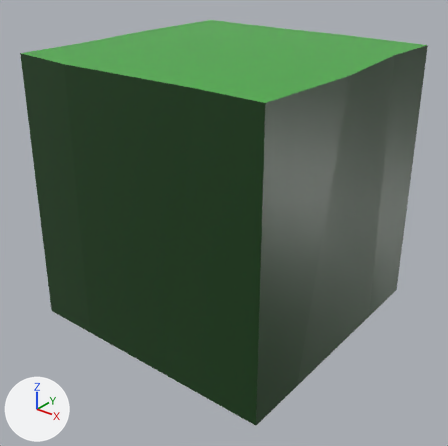
One commit to the FBX model Assets/Tiles/TileBase/BaseTile.fbx: the scene before it, then after it.
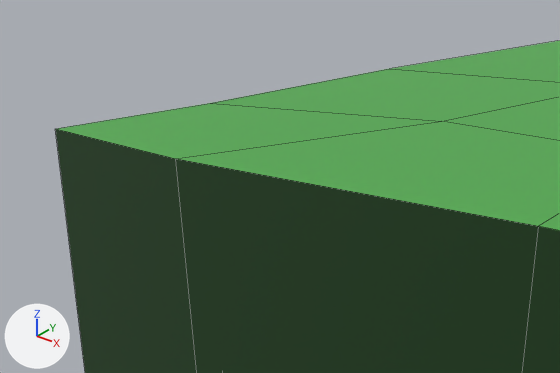
Each version is shown whole from a 50 mm lens placed at (1.324, -1.687, 0.387), pointed at (0.023, -0.06, -0.622), then close up on the part from 0% to 46% of the width and 1% to 32% of the height. Every picture has the same lights, and +X, +Y and +Z are marked at lower left. The close-ups show mesh edges as thin lines. Where no turn or scale is listed for an object, it has been applied to the vertices.

Objects in the first close-up: 'BasicTile'.
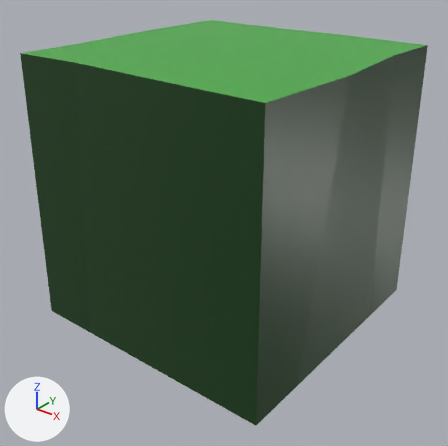
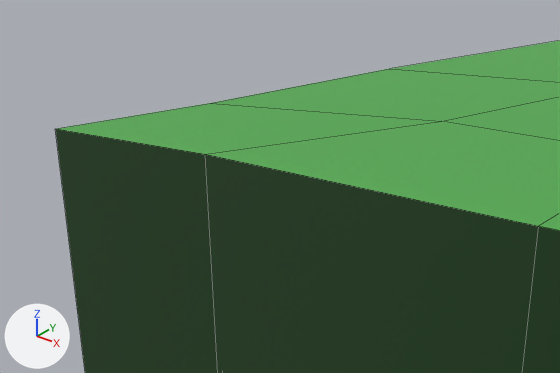
Boxes [x1, y1, x2, y2] around the edits, measured in the close-ups (560 x 373 px; the box of a moved part takes in the faces that stretch with it):
```json
{"part": 1, "of": "me_basictile", "change": "moved or reshaped", "before": [56, 127, 534, 373], "after": [56, 127, 534, 373]}
```

The change, as JSON lines over the scene's bpy script:
```json
{"block": "me_basictile", "where": "me_basictile.from_pydata(...)  # 28 vertices, 22 faces; spans x -0.504..0.509, y -0.505..0.502, z -1.0..0.0"}
{"block": "me_basictile", "where": "# used by ob_basictile; location = (0.0, 0.0, 0.0)"}
{"block": "me_basictile", "change": "me_basictile part 1"}
{"op": "set", "path": "me_basictile.vertices[9].co", "old": "(-0.24, -0.505, 0.0)", "new": "(-0.234, -0.469, 0.0)", "note": "pixel (175, 158) -> pixel (204, 154)"}
```
